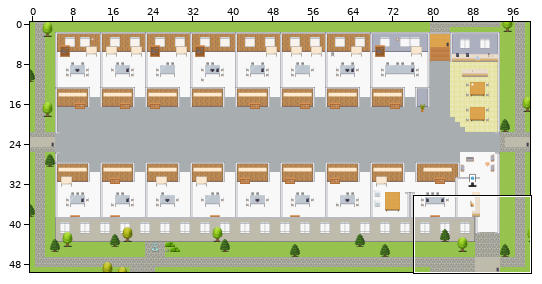
Tiled map (JSON) -- maps/Digital-Workplace-Platform.tmj. Above: a wide view before the commit, with the close-up outlined.
Close-up. As it was:
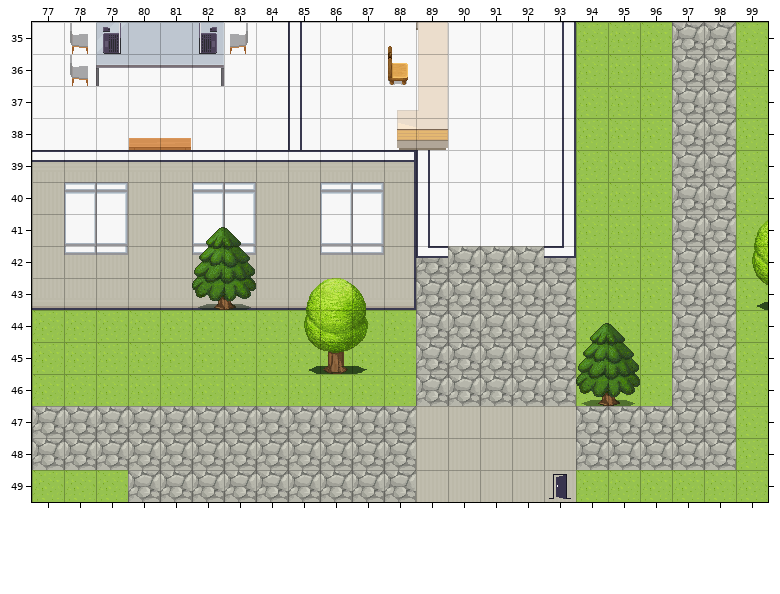
Cells are 32x32 px. Shown: x 77..99, y 35..49.
Once edited:
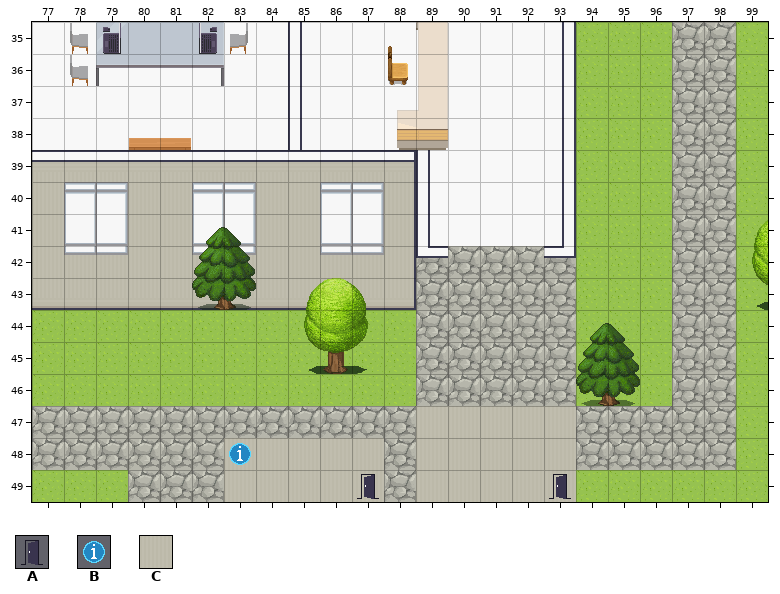
Key: from "User_Zones": A 65, B 104; from "room2": C 328.
_ is an empty cell, . an unchanged one.
Difference:
--- layer "floors"
@@ x 83..87 @@
-48 _____
-49 _____
+48 CCCCC
+49 CCCCC
--- layer "zones"
@@ x 83..87 @@
-48 _....
-49 ...._
+48 B....
+49 ....A
